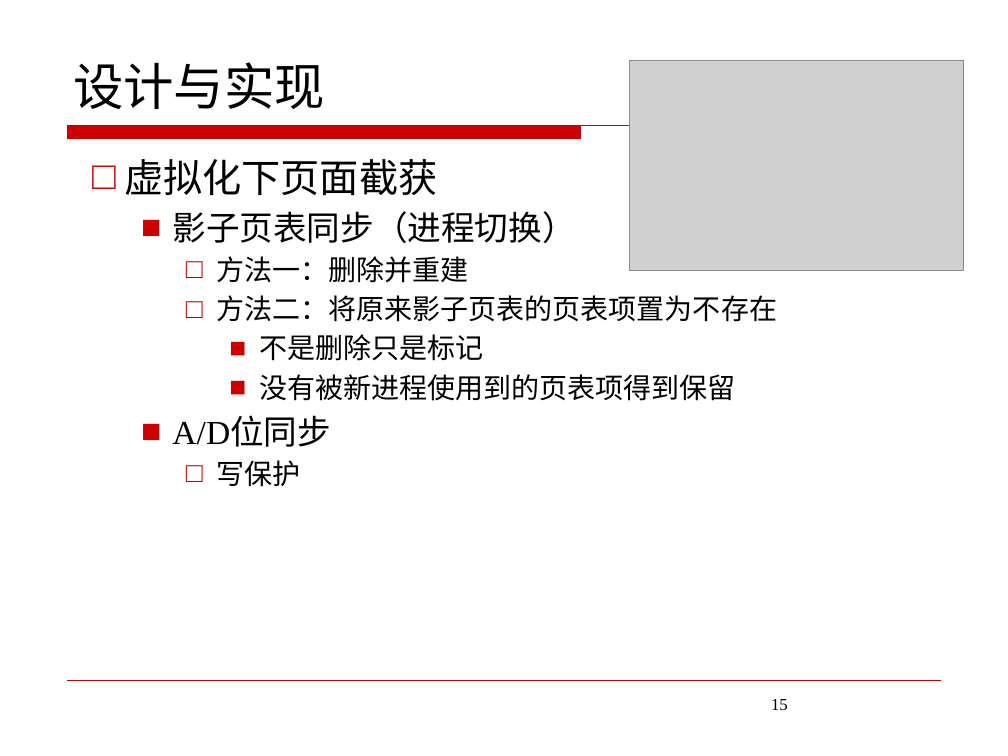
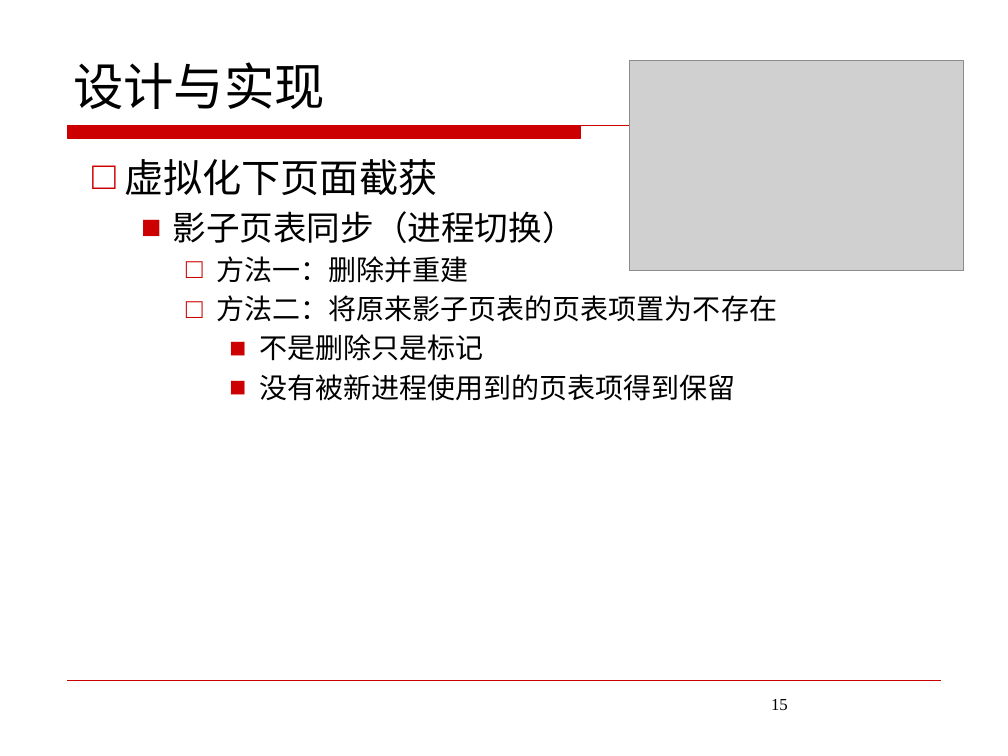
Before and after one commit to JoeHF/aet_data, a slide deck: slide 15 of 答辩/答辩ppt.pptx. Drawn at 1008x756 pixels with LibreOffice and Linux fonts; fonts in the diff are those of the drawing; grey boxes stand for pictures; background and template pictures are left out. Boxes give left, top, right and bottom in pixels: in the first picture for what was removed or moved away, otherwise in the second. Text is boxed around its words. In the diff, an @@ line names an element or a change of style, - is before the commit and + after.

```diff
--- a/答辩/答辩ppt.pptx
+++ b/答辩/答辩ppt.pptx
@@ text at (172,417,331,487): paragraphs removed @@
-  ■ A/D位同步
-    □ 写保护
```
Also in this commit, not shown: 9 other slides changed, 3 slides added, 7 slides removed, 11 other files.
